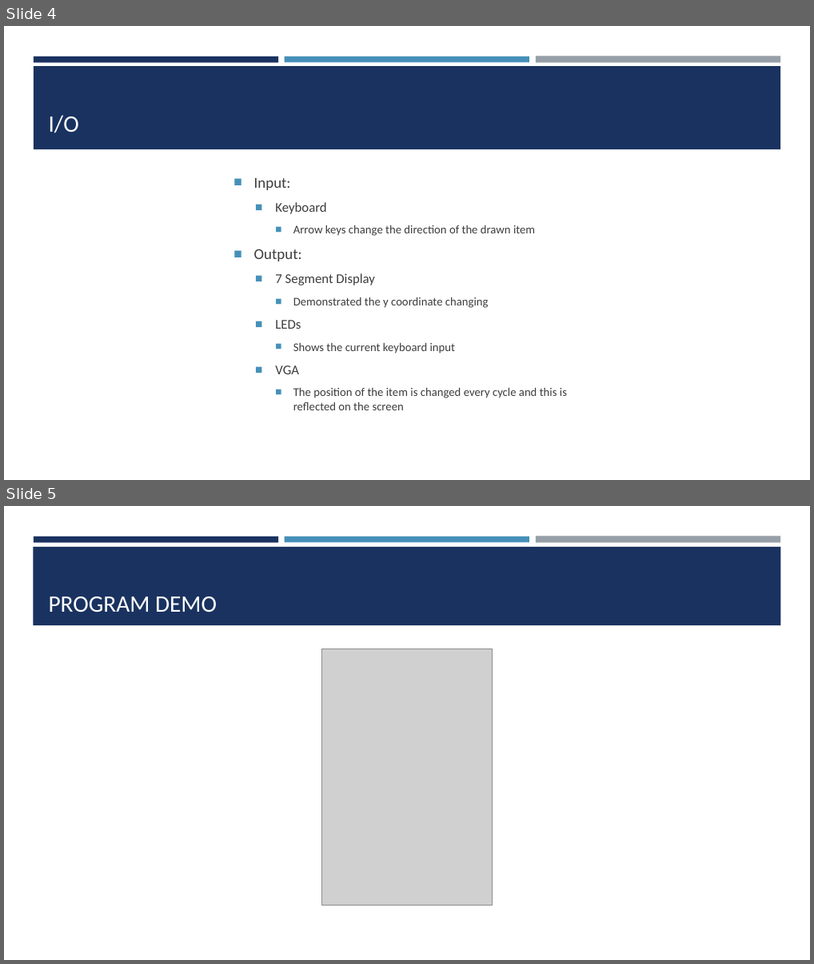
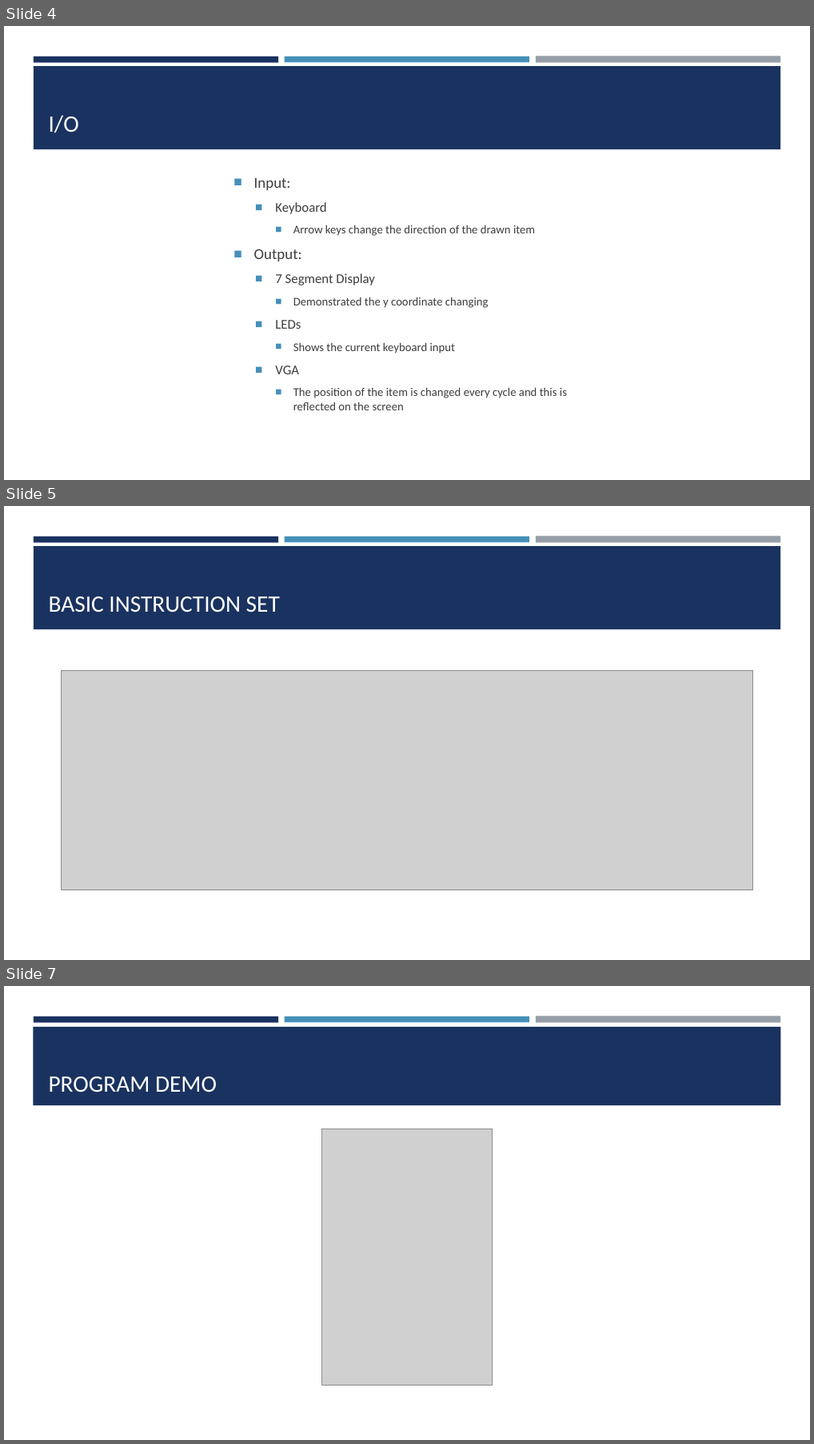
Before and after one commit to cameronrutherford/MP_1_Compiler, a slide deck: Architecture final.pptx. Shown one above the other, each under a label of ours: slides 4 and 5 before the commit, slides 4, 5 and 7 after it; the slides between them are not shown. The pictures are 814x964 and 814x1444 pixels, drawn with LibreOffice and Linux fonts; fonts in the diff are those of the drawing; grey boxes stand for pictures. Boxes give left, top, right and bottom in pixels: in the first picture for what was removed or moved away, otherwise in the second. Text is boxed around its words. In the diff, an @@ line names an element or a change of style, - is before the commit and + after.

```diff
--- a/Architecture final.pptx
+++ b/Architecture final.pptx
@@ slide 5 added at [4,506,810,960], background #FFFFFF; not listed: 4 template elements that a slide beside it also shows @@
@@ title added at [49,596,280,612], 28 pt, text #FFFFFF @@
+BASIC INSTRUCTION SET
@@ picture added at [61,671,754,890] @@
@@ what was slide 5 is now slide 7 @@
```
Also in this commit, not shown: 1 slide changed, 1 other slide added.
